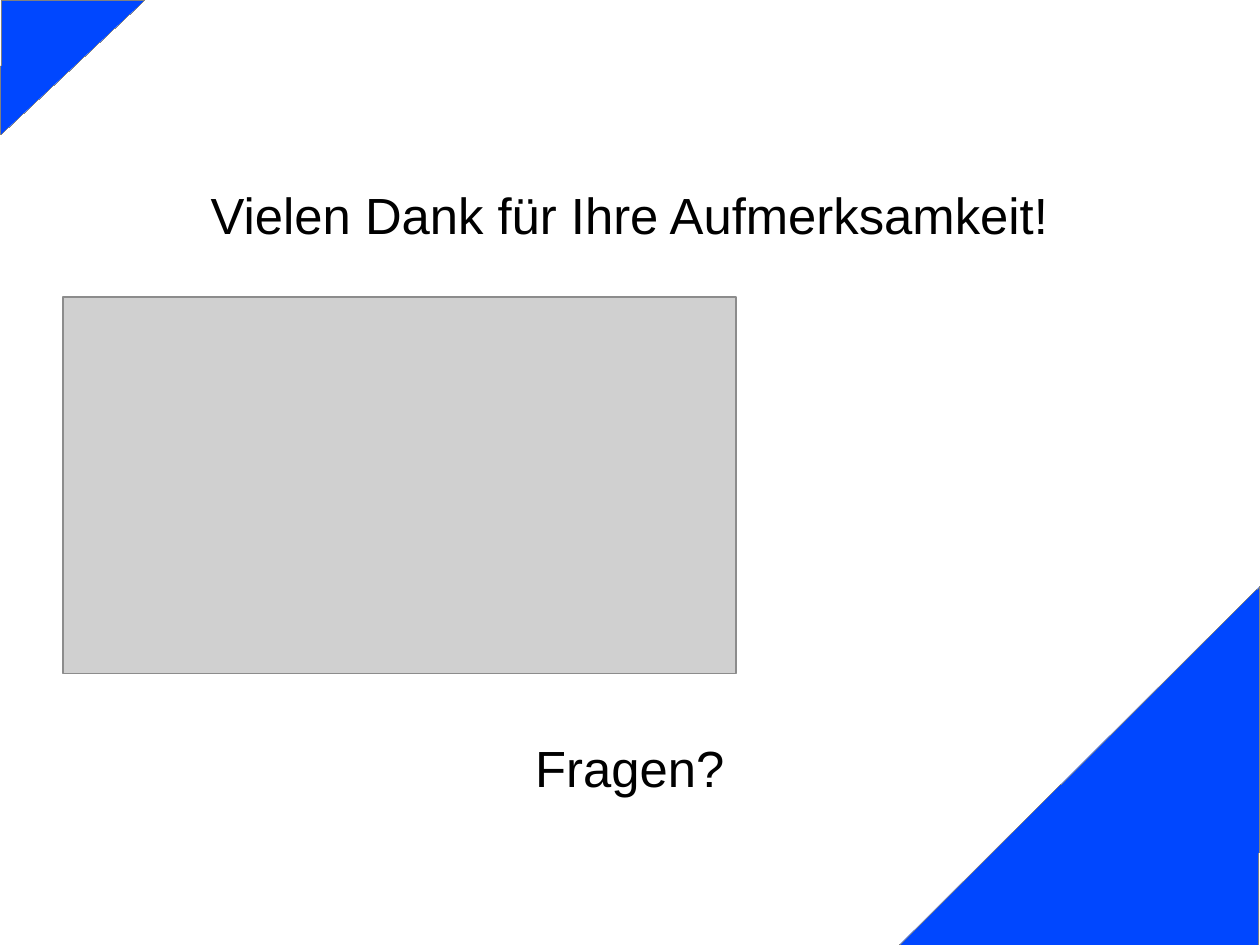
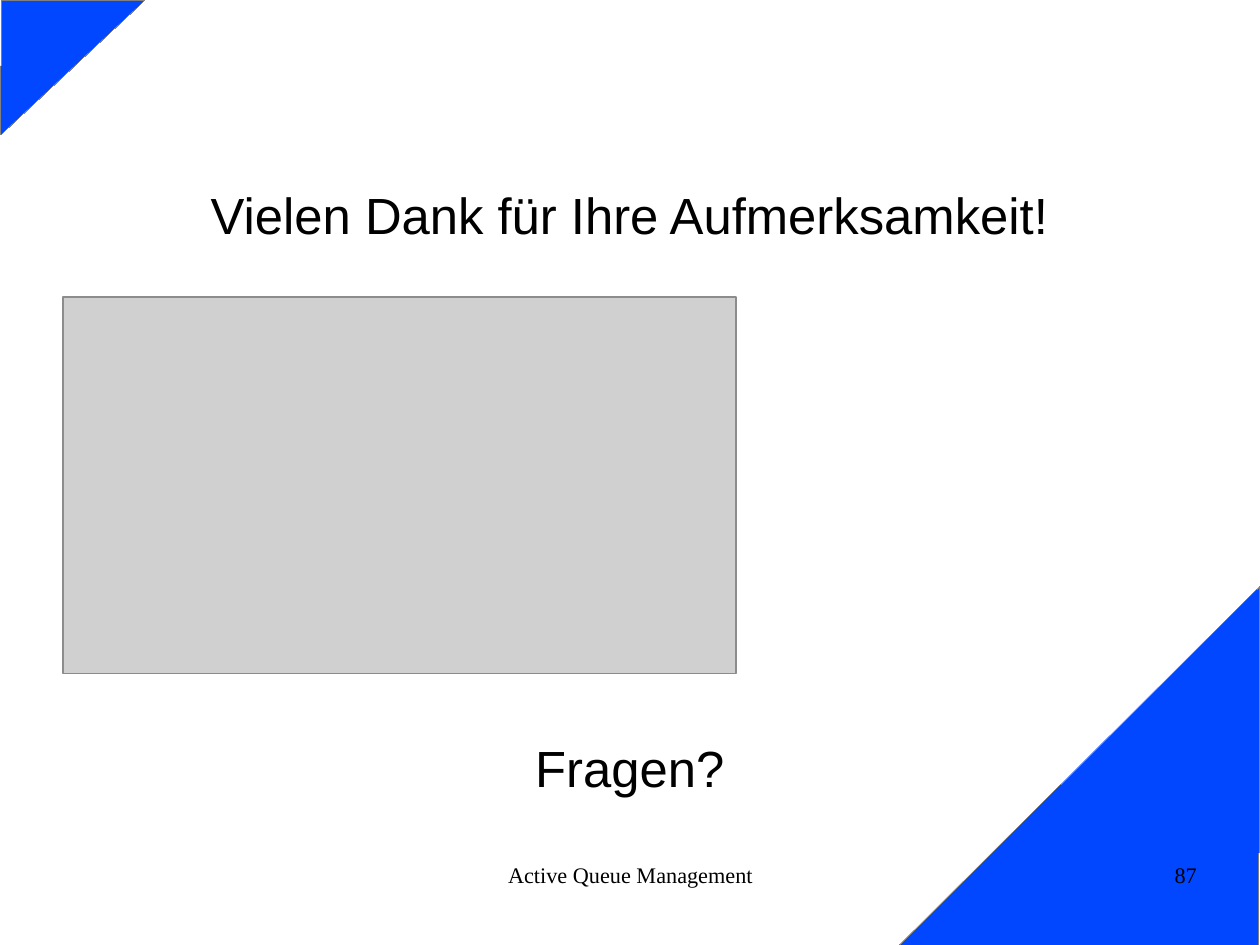
Before and after one commit to mullahaljaid/seminar_ss_14, a slide deck: slide 87 of Vortrag/AQM_Teil2.odp. Drawn at 1260x945 pixels with LibreOffice and Linux fonts; fonts in the diff are those of the drawing; grey boxes stand for pictures. Boxes give left, top, right and bottom in pixels: in the first picture for what was removed or moved away, otherwise in the second. Text is boxed around its words. In the diff, an @@ line names an element or a change of style, - is before the commit and + after.

```diff
--- a/Vortrag/AQM_Teil2.odp
+++ b/Vortrag/AQM_Teil2.odp
@@ text added at <box>508,868,752,888</box>, 14 pt, text #000000 @@
+Active Queue Management
@@ page number added at <box>1175,868,1197,884</box>, 14 pt, text #000000 @@
+87
```
Also in this commit, not shown: 1 other slide changed, 3 other files.
